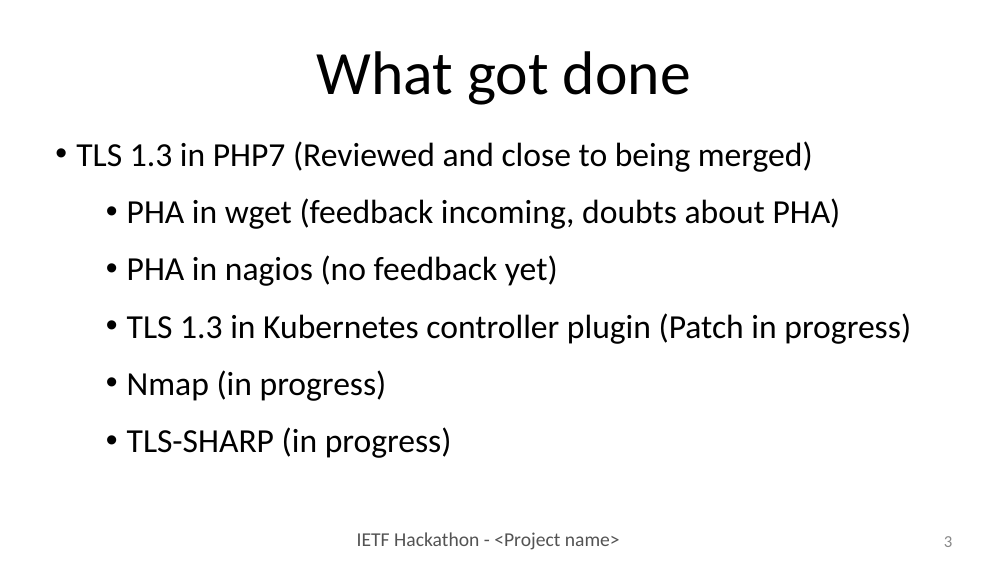
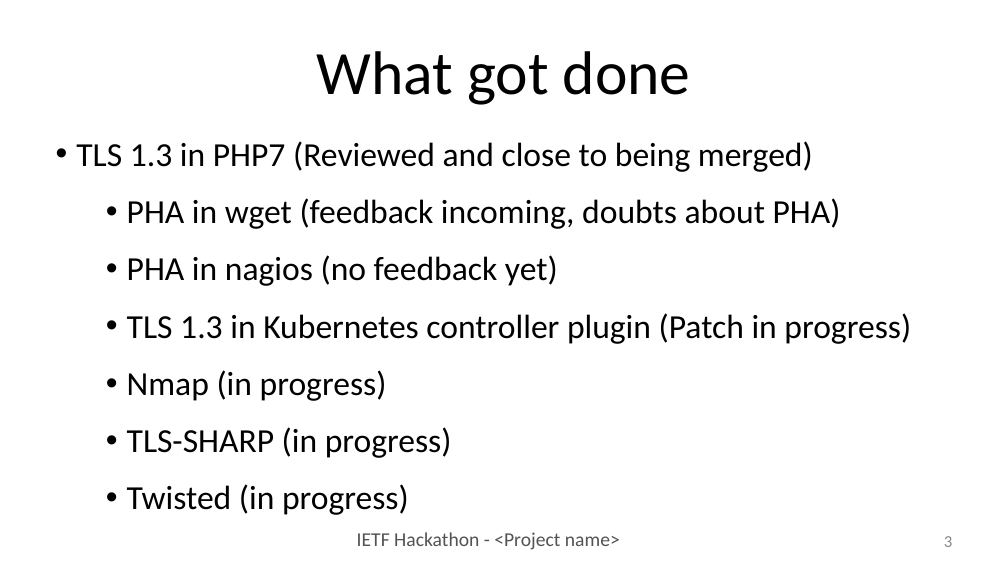
Before and after one commit to IETF-Hackathon/ietf104-project-presentations, a slide deck: slide 3 of tls1_3-hackathon104.pptx. Drawn at 1008x567 pixels with LibreOffice and Linux fonts; fonts in the diff are those of the drawing. Boxes give left, top, right and bottom in pixels: in the first picture for what was removed or moved away, otherwise in the second. Text is boxed around its words. In the diff, an @@ line names an element or a change of style, - is before the commit and + after.

```diff
--- a/tls1_3-hackathon104.pptx
+++ b/tls1_3-hackathon104.pptx
@@ text at (127,484,409,515): paragraph added @@
+  • Twisted (in progress)
```
Also in this commit, not shown: 1 other slide changed.
